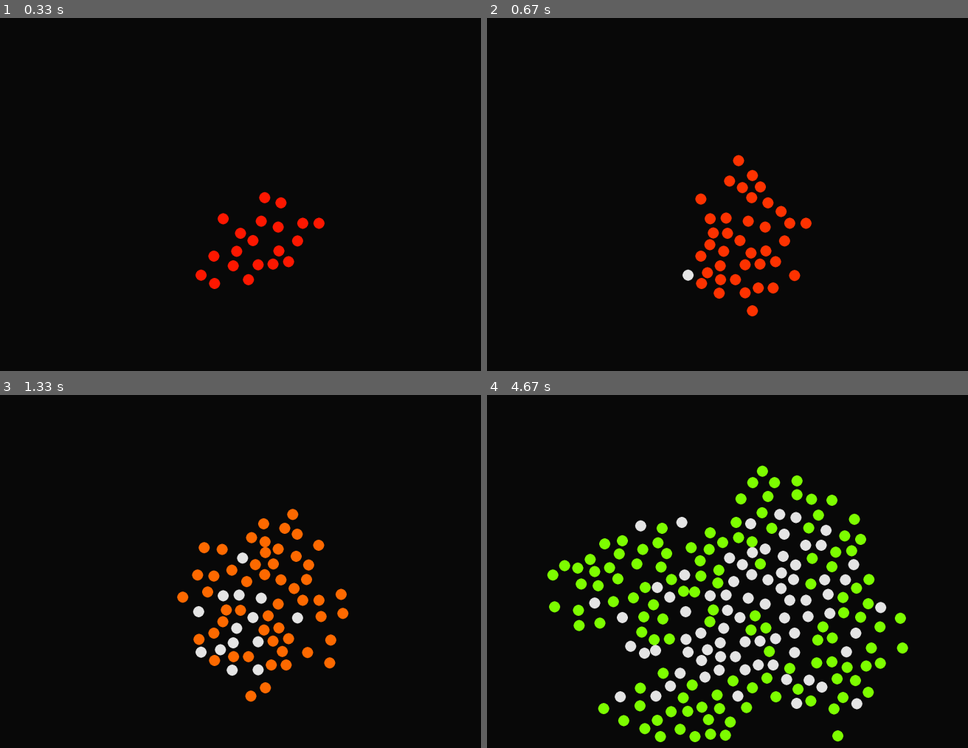
Above: before the commit, frames 1-4 (two rows, left to right).
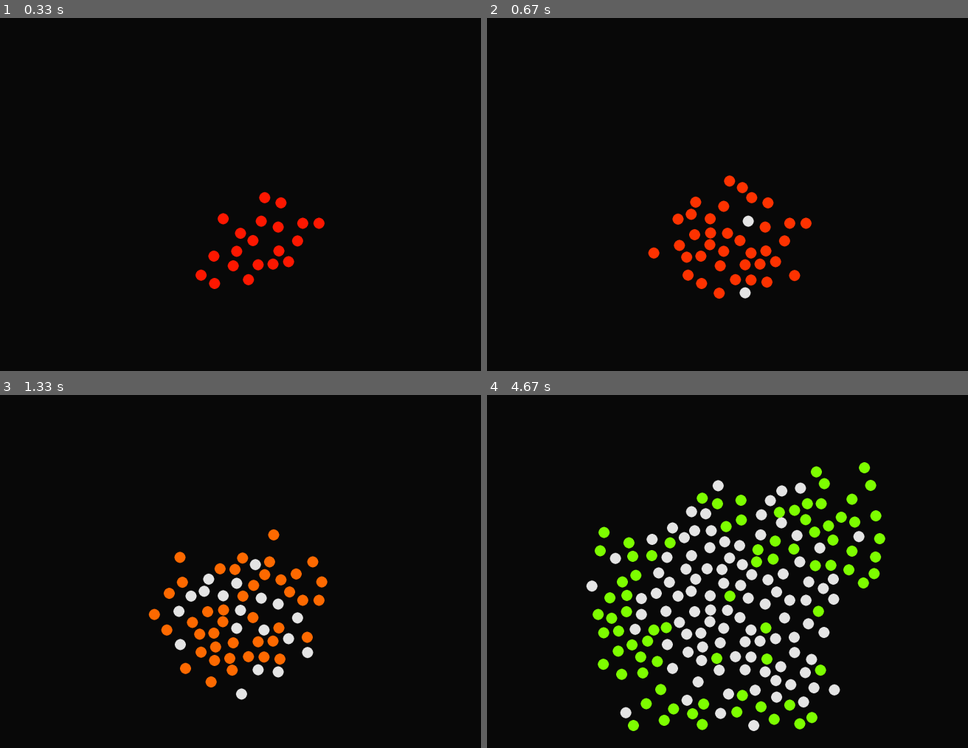
Above: after the commit, the same moments.

Repository: Josephbakulikira/Poisson-Disc-Sampling-with-pygame
Game: pygame game, started from main.py
Two runs of this game, one before a commit and one after it. Both use one fixed random seed, a clock stepped at 60 frames per second and the inputs below.
Inputs:
- Up to frame 1 (0.33 s): no input
- Up to frame 2 (0.67 s): tap Enter at 0.33 s
- Up to frame 3 (1.33 s): no input
- Up to frame 4 (4.67 s): no input

Frame 1 is identical in both runs. In frame 2, 1.5% of the frame differs, in the area x 33-63%, y 38-85%; in frame 3, 4.6%; in frame 4, 17%, in the area x 12-88%, y 19-99%.

Commit message:
add esc events

Diff:
--- a/main.py
+++ b/main.py
@@ -1,16 +1,14 @@
 import pygame
-import os
 import math
 import random
 from Sample import Vector2
 import colorsys
 
-os.environ["SDL_VIDEO_CENTERED"]='1'
-
 width, height = 1920, 1080
 size=(width, height)
 black, white, green = (10, 10, 10), (230, 230, 230), (95, 255, 1)
 hue = 0
+
 pygame.init()
 screen = pygame.display.set_mode(size)
 clock = pygame.time.Clock()
@@ -18,7 +16,7 @@
 
 screen_offset = 2
 r = 40
-k = 30
+k = 20
 
 w = r/math.sqrt(2)
 
@@ -26,12 +24,14 @@
 y = random.randint(50, height-50)
 position = Vector2(x, y)
 
-cl = math.ceil(x/w)
-rw = math.ceil(y/w)
-columns = math.ceil(width/w)
-rows = math.ceil(height/w)
+cl = x // w
+rw = y // w
+columns = width // w
+rows = height // w
 active_list = []
+
 grid = [i for i in range(math.ceil(columns * rows))]
+
 for i in range(math.ceil(columns * rows)):
     grid[i] = None
 grid[math.ceil(cl+rw*columns)] = position
@@ -53,9 +53,14 @@
 while run:
     clock.tick(fps)
     screen.fill(black)
+
     for event in pygame.event.get():
         if event.type == pygame.QUIT:
             run = False
+        if event.type == pygame.KEYDOWN:
+            if event.key == pygame.K_ESCAPE:
+                run = False
+
     if len(active_list) > 0:
         randIndex = random.randint(0, len(active_list)-1)
         current_position = active_list[randIndex]
@@ -94,8 +99,10 @@
     for cell in grid:
         if cell is not None:
             pygame.draw.circle(screen, white, (math.ceil(cell.x), math.ceil(cell.y)), 16)
+
     for disk in active_list:
         pygame.draw.circle(screen, hsv_to_rgb(hue, 1, 1), (math.ceil(disk.x), math.ceil(disk.y)), 16)
-    pygame.display.update()
+
+    pygame.display.flip()
     hue += 0.0009
 pygame.quit()
